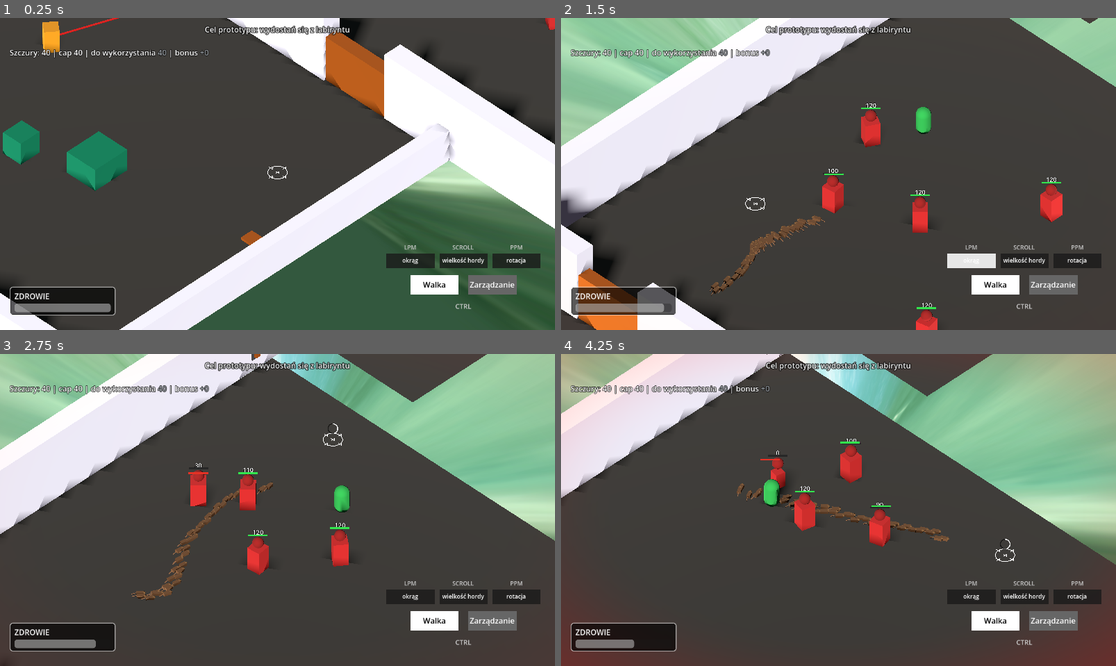
Above: before the commit, frames 1-4 (two rows, left to right).
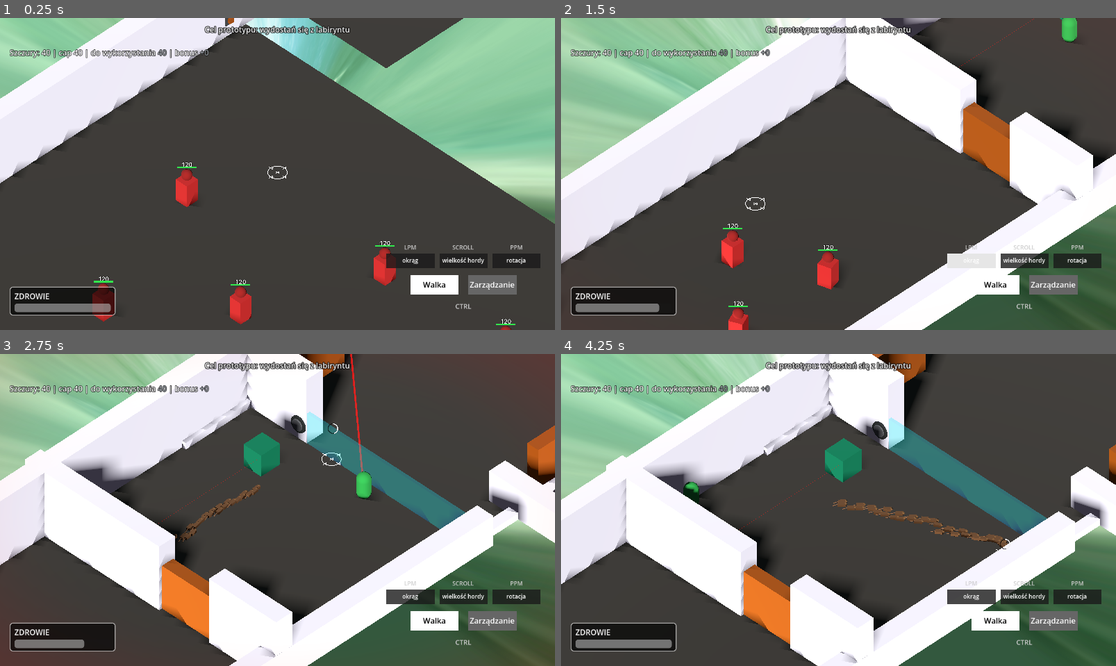
Above: after the commit, the same moments.

Repository: VirtuaIL/ZTGK-Prototyp
Game: Godot game, scene res://scenes/main.tscn
Same seed, same stepped clock (60 frames per second), same inputs: the game is played once before the commit and once after it.
Inputs (mouse positions are in pixels of both pictures, inside the frame that each line leads up to):
- Up to frame 1 (0.25 s): no input
- Up to frame 2 (1.5 s): tap Enter at 0.5 s; move the mouse to (960, 158) at 0.52 s; hold D (move_right) 0.53-1.25 s; hold Space (recall_rats) 0.53-1.25 s; click (960, 158) at 0.67 s; drag from (727, 189) to (810, 236) at 1.27 s
- Up to frame 3 (2.75 s): move the mouse to (333, 441) at 2.02 s; hold D (move_right) from 2.03 s (still down); hold Space (recall_rats) from 2.03 s (still down)
- Up to frame 4 (4.25 s): release D (move_right) at 2.75 s; release Space (recall_rats) at 2.75 s; drag from (810, 572) to (672, 463) at 2.77 s; move the mouse to (1005, 556) at 3.52 s; hold A (move_left) from 3.53 s (still down); hold Space (recall_rats) from 3.53 s (still down)

The runs differ from the first frame. In frame 1, 58% of the frame differs, in the area x 0-100%, y 0-100%; in frame 2, 40%; in frame 3, 53%; in frame 4, 69%.

Commit message:
fix one puzzle

Diff:
--- a/scenes/main.tscn
+++ b/scenes/main.tscn
@@ -117,7 +117,7 @@
 size = 16.0
 
 [node name="Player" parent="." unique_id=1407634471 instance=ExtResource("2_player")]
-transform = Transform3D(1, 0, 0, 0, 1, 0, 0, 0, 1, -39.244267, -1.1444092e-05, -69.62023)
+transform = Transform3D(1, 0, 0, 0, 1, 0, 0, 0, 1, -37.679695, -1.1444092e-05, -171.51611)
 
 [node name="RatManager" type="Node3D" parent="." unique_id=169060230]
 script = ExtResource("4_rat_man")
@@ -456,16 +456,19 @@
 transform = Transform3D(-8.742278e-08, 0, 1.453, 0, 0.7, 0, -2, 0, -6.3512644e-08, 7.3332405, 0, -129.24985)
 
 [node name="door47" parent="walls" unique_id=1564930884 instance=ExtResource("11_ya4ey")]
-transform = Transform3D(0.5, 0, 0, 0, 0.7, 0, 0, 0, 1.453, 6.658922, 0, -124.05176)
+transform = Transform3D(1, 0, 0, 0, 0.7, 0, 0, 0, 1.453, 5.4134693, 0, -124.05176)
 
 [node name="door46" parent="walls" unique_id=122464070 instance=ExtResource("11_ya4ey")]
 transform = Transform3D(-8.742278e-08, 0, 1.453, 0, 0.7, 0, -2, 0, -6.3512644e-08, -14.981064, 0, -129.24985)
 
 [node name="door29" parent="walls" unique_id=1777577619 instance=ExtResource("11_ya4ey")]
-transform = Transform3D(0.14032695, 0, 0, 0, 0.14941555, 0, 0, 0, 22.629593, 4.827669, 0, -128.87735)
+transform = Transform3D(0.14032695, 0, 0, 0, 0.14941555, 0, 0, 0, 22.629593, 4.827669, 0, -134.47389)
+
+[node name="door37" parent="walls" unique_id=137346768 instance=ExtResource("11_ya4ey")]
+transform = Transform3D(0.14032695, 0, 0, 0, 0.14941555, 0, 0, 0, 22.629593, 4.827669, 0, -115.287384)
 
 [node name="door25" parent="walls" unique_id=1804874253 instance=ExtResource("11_ya4ey")]
-transform = Transform3D(0.14032695, 0, 0, 0, 0.14941555, 0, 0, 0, 22.629593, -11.160522, 0, -128.87735)
+transform = Transform3D(0.14032695, 0, 0, 0, 0.14941555, 0, 0, 0, 22.629593, -11.160522, 0, -124.37242)
 
 [node name="door19" parent="walls" unique_id=1230502508 instance=ExtResource("11_ya4ey")]
 transform = Transform3D(2, 0, 0, 0, 1.494, 0, 0, 0, 1.453, -7.816883, 0, -105.941315)
